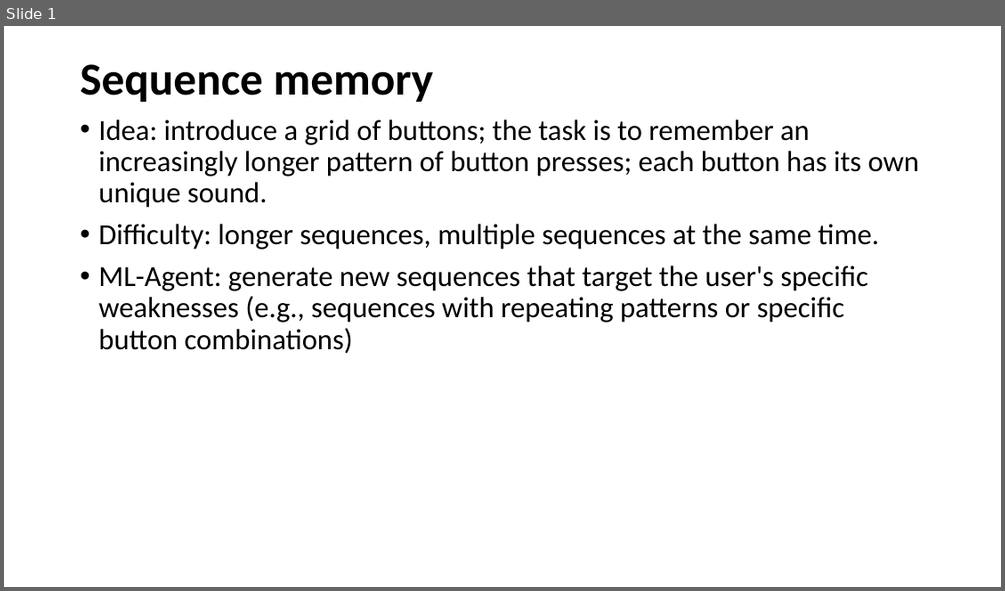
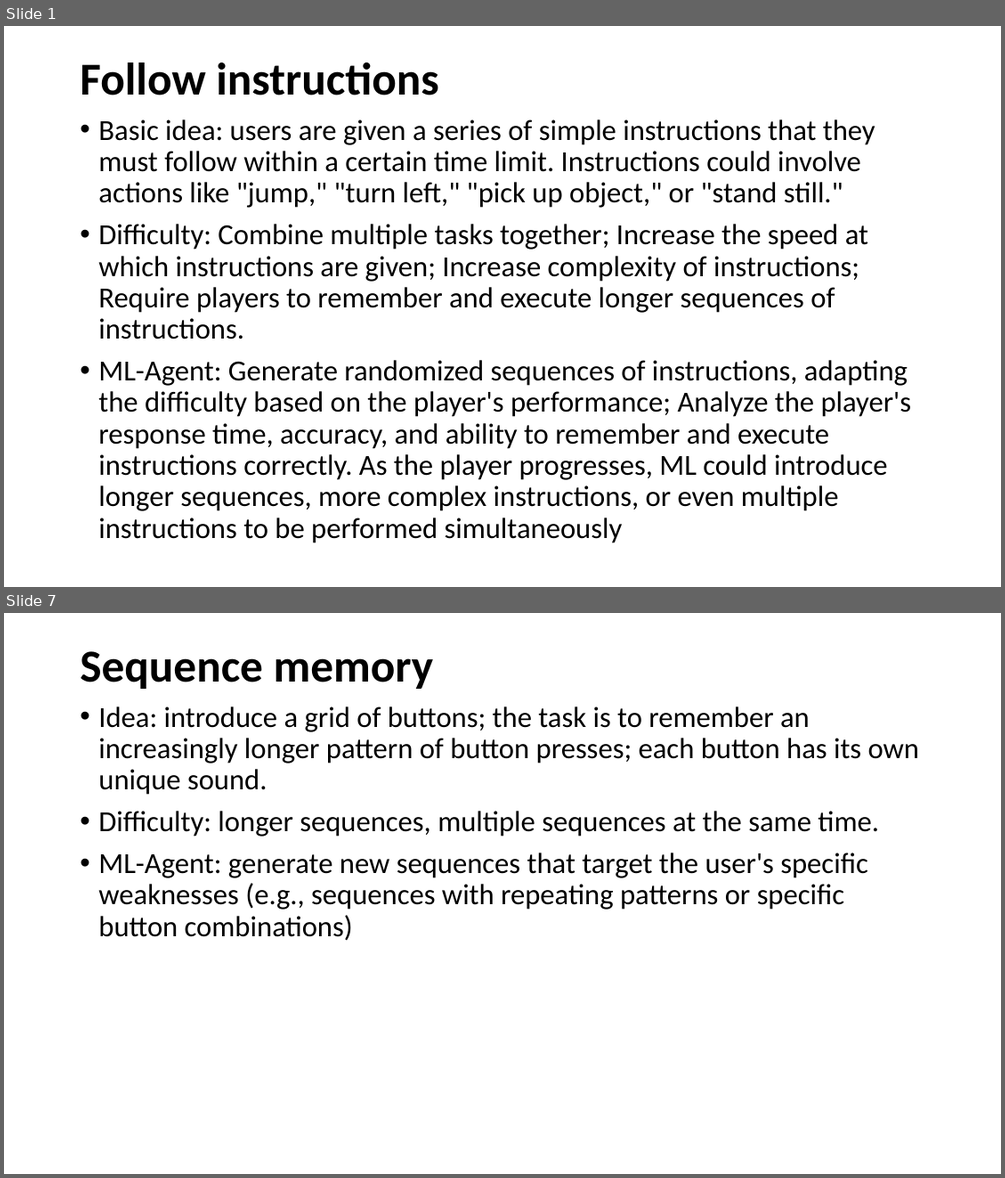
Before and after one commit to ztsv-av/xr_ml, a slide deck: vr_ideas.pptx. Shown one above the other, each under a label of ours: slide 1 before the commit, slides 1 and 7 after it; the slides between them are not shown. The pictures are 1005x591 and 1005x1178 pixels, drawn with LibreOffice and Linux fonts; fonts in the diff are those of the drawing. Boxes give left, top, right and bottom in pixels: in the first picture for what was removed or moved away, otherwise in the second. Text is boxed around its words. In the diff, an @@ line names an element or a change of style, - is before the commit and + after.

```diff
--- a/vr_ideas.pptx
+++ b/vr_ideas.pptx
@@ slide 1 added at <box>4,26,1001,587</box>, background #FFFFFF @@
@@ title added at <box>80,62,438,95</box>, 44 pt, text #000000, bold @@
+Follow instructions
@@ text added at <box>98,119,912,543</box>, 28 pt, text #000000 @@
+• Basic idea: users are given a series of simple instructions that they must follow within a certain time limit. Instructions could involve actions like "jump," "turn left," "pick up object," or "stand still."
+• Difficulty: Combine multiple tasks together; Increase the speed at which instructions are given; Increase complexity of instructions; Require players to remember and execute longer sequences of instructions.
+• ML-Agent: Generate randomized sequences of instructions, adapting the difficulty based on the player's performance; Analyze the player's response time, accuracy, and ability to remember and execute instructions correctly. As the player progresses, ML could introduce longer sequences, more complex instructions, or even multiple instructions to be performed simultaneously
@@ what was slide 1 is now slide 7 @@
```
Also in this commit, not shown: 6 slides changed, 2 other slides added.
